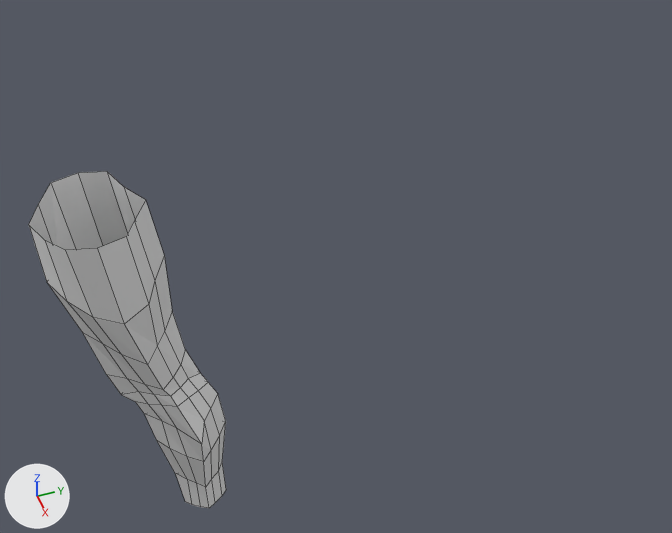
Renders of the Blender file _CZDOSUL/_BLENDER/_PROJETOS/_PROJETO03/miko.blend from each side of a commit.
The view is the same before and after, from a 50 mm lens placed at (5.52, -5.99, 3.75), pointed at (-0.18, -3.95, -1.82). The axes (+X, +Y, +Z) are drawn at lower left. The lights are the same throughout. Mesh edges are drawn as thin lines.
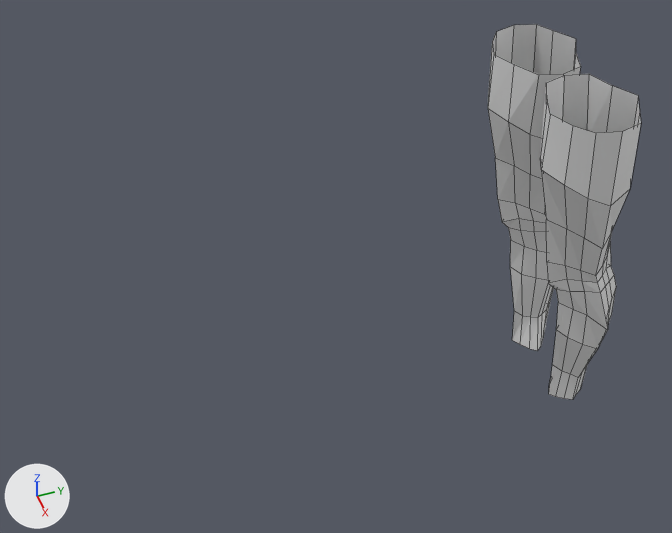
Pixel boxes [x1, y1, x2, y2] of what changed, in the pictures (672 x 533 px):
'Cylinder', moved, modifiers changed
    before: [29, 171, 226, 508]
    after: [488, 24, 641, 400]

Edits to the bpy script that builds the scene:
```text
Change me_cylinder:
    where me_cylinder.from_pydata(...)  # 120 vertices, 108 faces; spans x -0.07..0.77, y -0.38..0.73, z -0.9..2.71
    used by ob_cylinder; location = (0.08, -5.922, -2.868)
    me_cylinder part 1: the whole mesh is moved by (0.08, -2.09, -2.87)
Change ob_cylinder:
    ob_cylinder.location: (0.08, -5.922, -2.868) -> (0.0, 0.0, 0.0)
    add _m = ob_cylinder.modifiers.new('Mirror', 'MIRROR')
```
